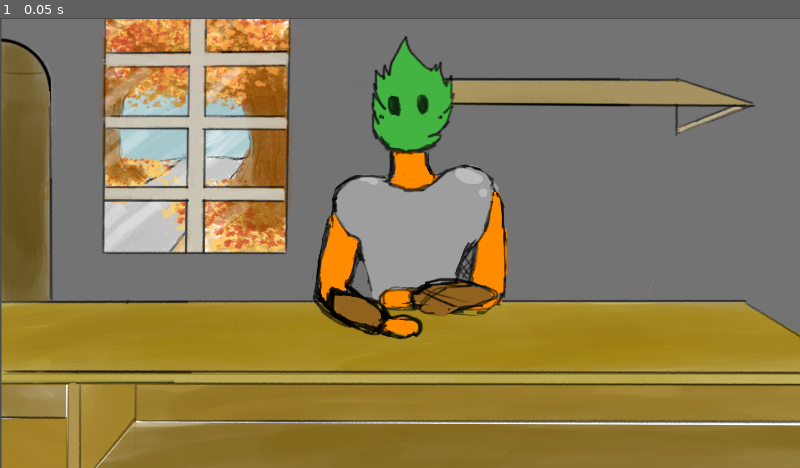
Above: before the commit, frame 1.
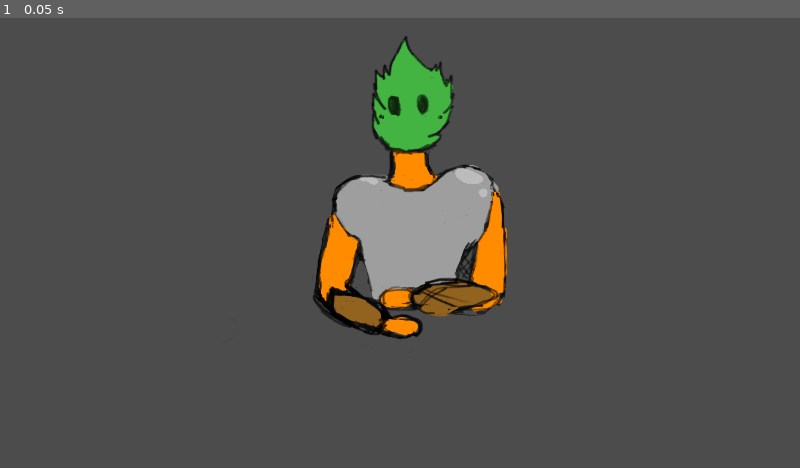
Above: after the commit, the same moment.

Repository: Raphahel/CozyFallJam
Game: Godot game, scene res://Scenes/ShopClients.tscn
The game is run twice, just before and just after one commit, with the same random seed, the same clock (stepped at 60 frames per second) and the same inputs. The project has no main scene, so this scene is started directly.
Inputs:
- Up to frame 1 (0.05 s): no input

The runs differ from the first frame. In frame 1, 89% of the frame differs, in the area x 0-100%, y 0-100%.

Commit message:
modif client

Diff:
--- a/Scenes/ShopClients.tscn
+++ b/Scenes/ShopClients.tscn
@@ -1,19 +1,47 @@
-[gd_scene load_steps=4 format=2]
+[gd_scene load_steps=8 format=2]
 
 [ext_resource path="res://Image/decor_vente.png" type="Texture" id=1]
 [ext_resource path="res://Image/sprite_client1.png" type="Texture" id=2]
 [ext_resource path="res://Scripts/ShopClient.gd" type="Script" id=3]
+[ext_resource path="res://Image/sprite_client2.png" type="Texture" id=4]
+[ext_resource path="res://Image/sprite_client5.png" type="Texture" id=5]
+[ext_resource path="res://Image/sprite_client3.png" type="Texture" id=6]
+[ext_resource path="res://Image/sprite_client4.png" type="Texture" id=7]
 
 [node name="ShopClient" type="Node2D"]
 script = ExtResource( 3 )
 
 [node name="SpriteClient1" type="Sprite" parent="."]
+visible = false
 position = Vector2( 988, 540 )
 scale = Vector2( 0.830469, 0.723611 )
 z_index = 1
 texture = ExtResource( 2 )
 
 [node name="DecorVente" type="Sprite" parent="."]
+visible = false
 position = Vector2( 1025, 564 )
 scale = Vector2( 0.797656, 0.779167 )
 texture = ExtResource( 1 )
+
+[node name="SpriteClient4" type="Sprite" parent="."]
+visible = false
+position = Vector2( 1142, 547 )
+scale = Vector2( 0.858594, 0.806944 )
+texture = ExtResource( 7 )
+
+[node name="SpriteClient3" type="Sprite" parent="."]
+visible = false
+position = Vector2( 1063, 540 )
+texture = ExtResource( 6 )
+
+[node name="SpriteClient2" type="Sprite" parent="."]
+visible = false
+position = Vector2( 1063, 516 )
+texture = ExtResource( 4 )
+
+[node name="SpriteClient5" type="Sprite" parent="."]
+visible = false
+position = Vector2( 979, 566 )
+scale = Vector2( 0.827344, 0.748611 )
+texture = ExtResource( 5 )
--- a/Scripts/ShopClient.gd
+++ b/Scripts/ShopClient.gd
@@ -1,15 +1,18 @@
 extends Node
 
+const NB_SPRITE = 5
 var first_name
 var dialogue
 var potion
 var price_modif
+var sprite = 1
 
-func _init(var fn, var diag,var pot):
+"""func _init(var fn, var diag,var pot):
 	first_name = fn
 	dialogue = diag
 	potion = pot
 	price_modif = (randi() % 125 + 75)/100
+	sprite = randi() % NB_SPRITE + 1"""
 
 var liste_dialogues = []
 
@@ -28,3 +31,8 @@
 var liste_dial_forgetfulness = ["I have to forget bubulle's death... Please give me a potion of forgetfulness?", "My horse was attacked by a mouse, he is useless now, can I have a potion of forgetfulness to make him forget ?", "This night, I dreamt about people with sausages instead of fingers"]
 
 var liste_dial_night_vision = ["I want to go hunt a platypus, and I need a night vision potion","I have to infiltrate m …(191 unchanged characters)…
+
+func _ready():
+	var sprite_name = "SpriteClient" + str(sprite)
+	print(sprite_name)
+	get_node(sprite_name).show()
Binary file added: Image/sprite_client2.png
Not shown, added: Image/sprite_client2.png.import
Binary file added: Image/sprite_client3.png
Not shown, added: Image/sprite_client3.png.import
Binary file added: Image/sprite_client4.png
Not shown, added: Image/sprite_client4.png.import
Binary file added: Image/sprite_client5.png
Not shown, added: Image/sprite_client5.png.import
